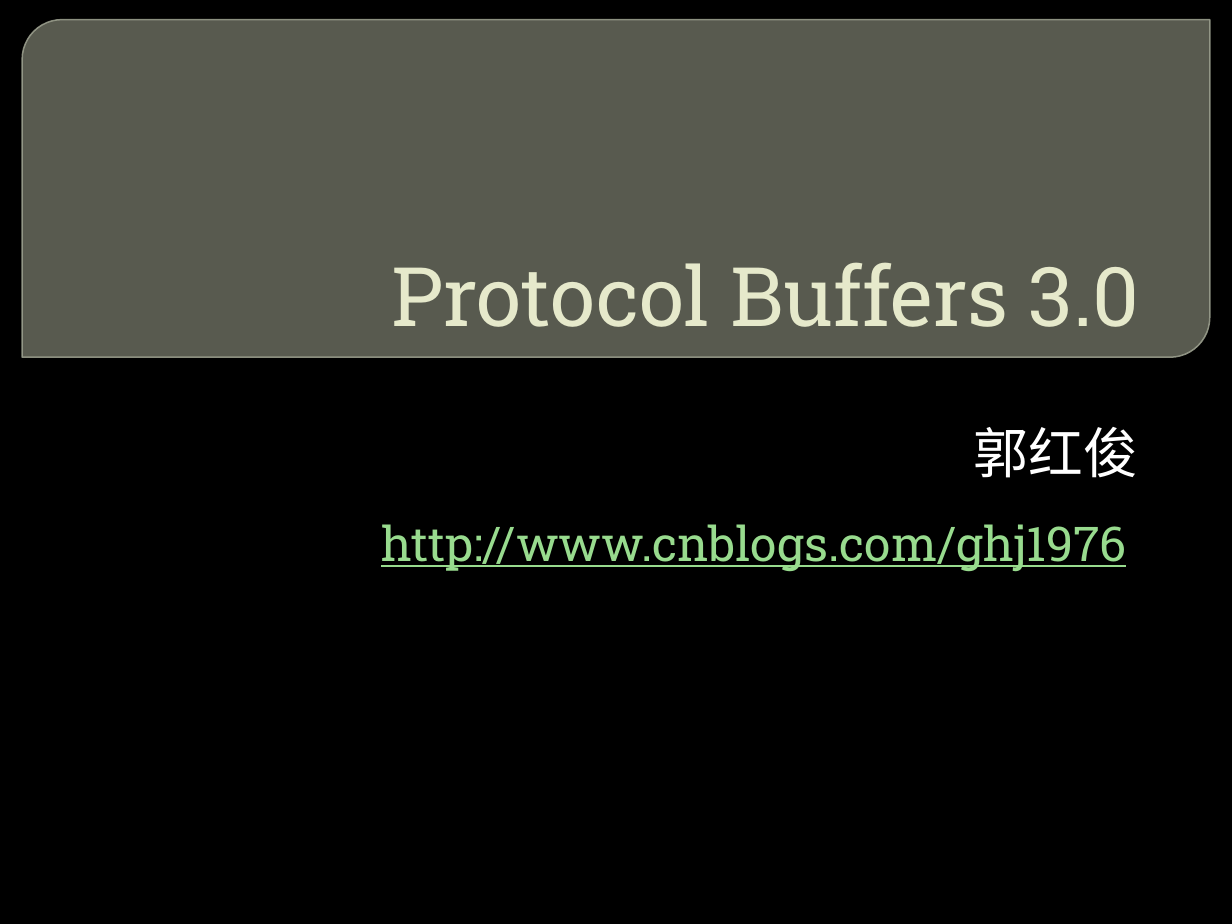
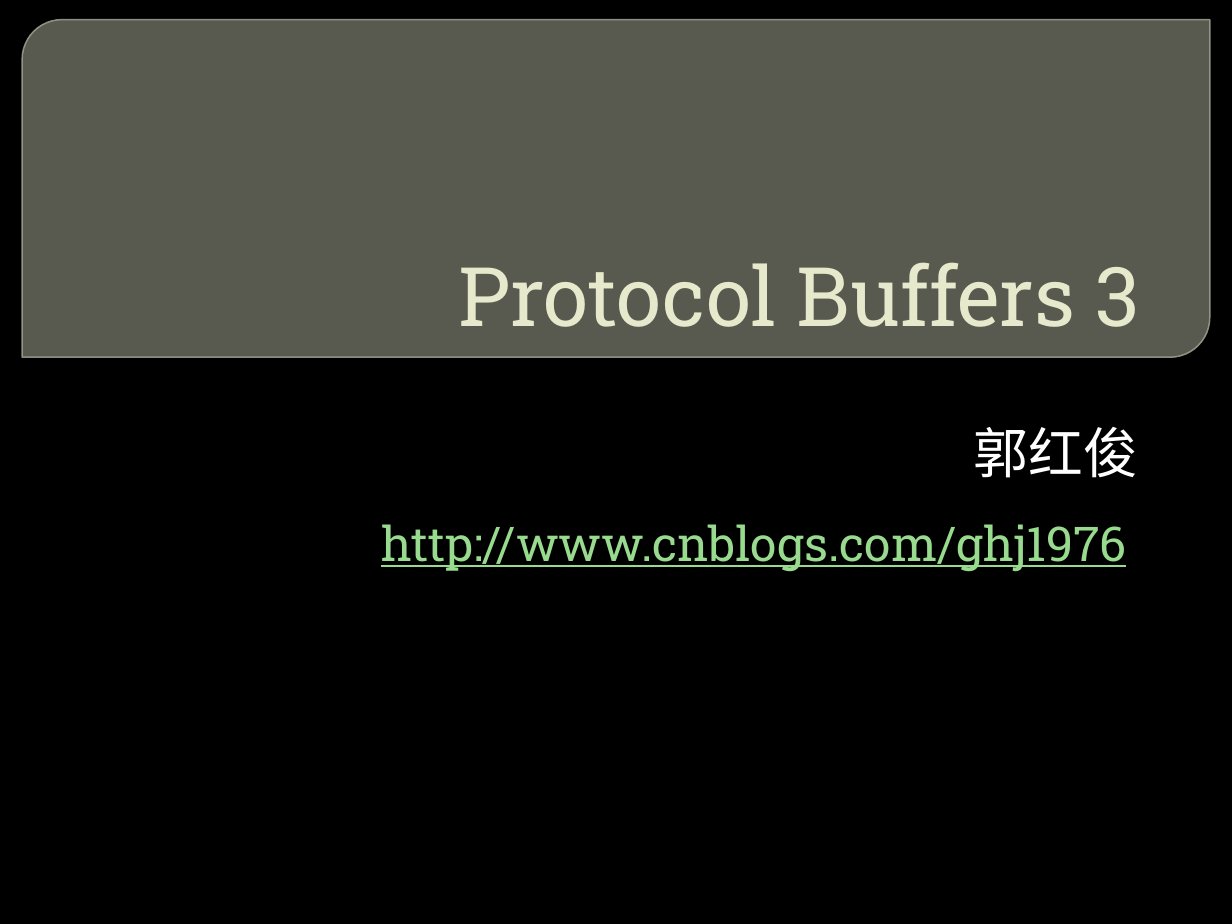
Before and after one commit to ghj1976/lecture, a slide deck: slide 1 of ProtoBuf/ProtoBuf3.pptx. Drawn at 1232x924 pixels with LibreOffice and Linux fonts; fonts in the diff are those of the drawing; background and template pictures are left out. Boxes give left, top, right and bottom in pixels: in the first picture for what was removed or moved away, otherwise in the second. Text is boxed around its words. In the diff, an @@ line names an element or a change of style, - is before the commit and + after.

```diff
--- a/ProtoBuf/ProtoBuf3.pptx
+++ b/ProtoBuf/ProtoBuf3.pptx
@@ title at (458,262,1139,327): text changed @@
-Protocol Buffers 3.0
+Protocol Buffers 3
```
Also in this commit, not shown: 1 slide removed, 1 other file.
